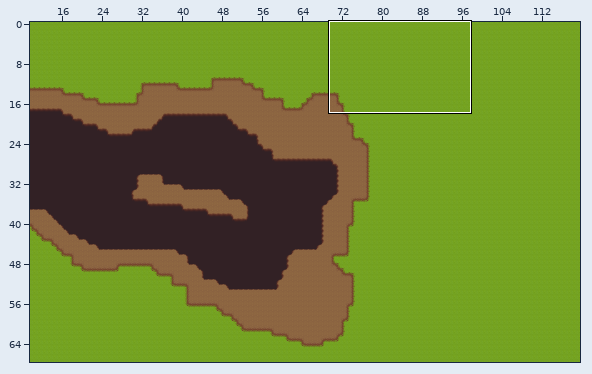
Tiled map (JSON) -- assets/maps/south-east.json. The first picture is a wide view before the edit; the outline marks the close-up.
Close-up. Before:
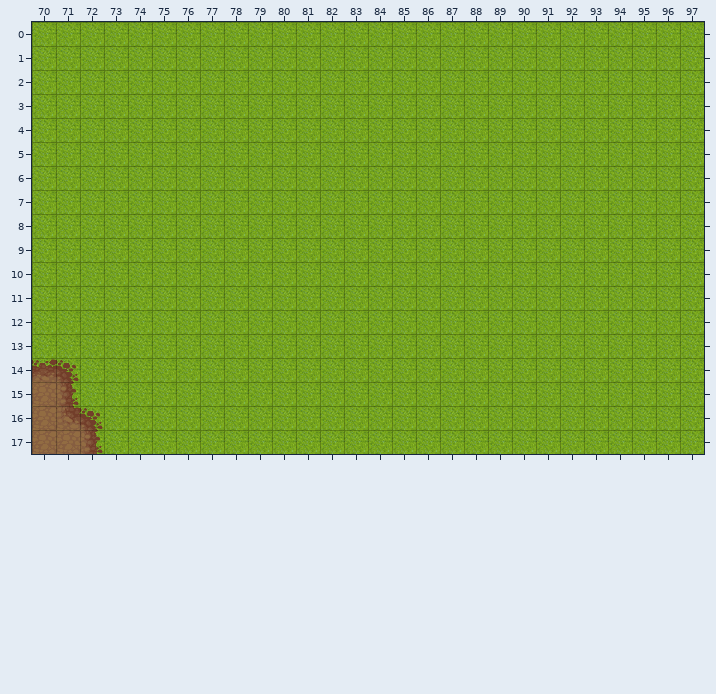
Cells are 32x32 px. Shown: x 70..97, y 0..17. The commit also changed other parts of the map, which this record leaves out.
The result:
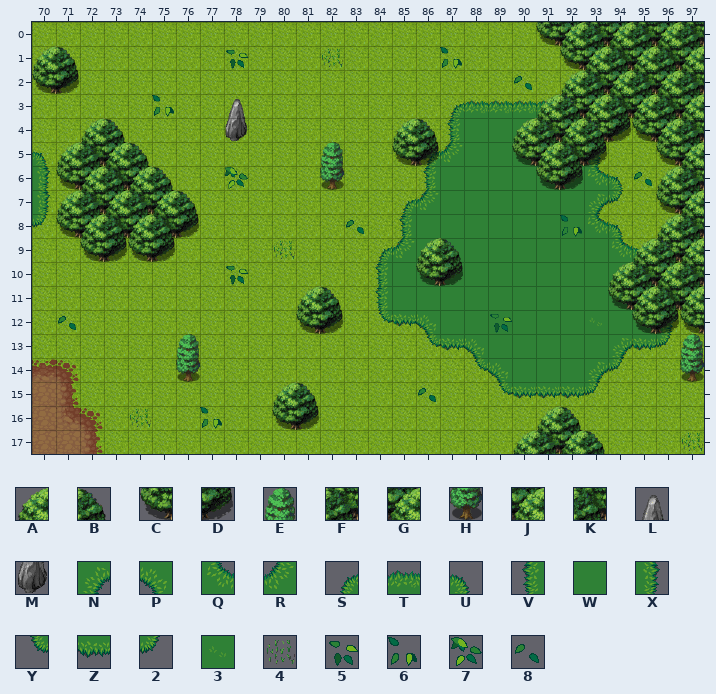
Key: from "freetileset": A 1350, B 1351, C 1382, D 1383, E 1413, F 1414, G 1415, H 1445, J 1446, K 1447; from "mountain_landscape": L 220, M 236; from "terrain": N 127, P 128, Q 148, R 149, S 168, T 169, U 170, V 189, W 190, X 191, Y 210, Z 211, 2 212, 3 233, 4 246, 5 393, 6 414, 7 435, 8 456.
_ is an empty cell, . an unchanged one.
Change:
--- layer "Ground2"
@@ x 70..96 @@
- 3 ................._______...
- 4 ................._____.....
- 5 _...............________...
- 6 _..............._________..
- 7 _..............__________..
- 8 _..............__________..
- 9 ..............____________.
-10 ..............____________.
-11 ..............____________.
-12 .............._________.___
-13 ................___________
-14 .................._______..
-15 ..................._____...
+ 3 .................STTTTTT...
+ 4 .................VWWWW.....
+ 5 U...............SRWWWWWX...
+ 6 X...............VWWWWWWQU..
+ 7 X..............SRWWWWWWN2..
+ 8 2..............VWWWWWWWQU..
+ 9 ..............SRWWWWWWWWQU.
+10 ..............VWWWWWWWWWWW.
+11 ..............VWWWWWWWWWWW.
+12 ..............YZPWWWWWW.WWX
+13 ................YZPWWWWWNZ2
+14 ..................YPWWWN2..
+15 ...................YZZZ2...
--- layer "Ground3"
@@ x 70..97 @@
- 0 ....................._______
- 1 ......................______
- 2 __....................._____
- 3 ......................______
- 4 ........_............_______
- 5 ..__...........__...____..__
- 6 .____......._........__...._
- 7 ..____....................__
- 8 .______...................._
- 9 ..____....................__
-10 ................__.......___
-11 ........................____
-12 ...........__............___
+ 0 .....................CDFGFGF
+ 1 ......................CJKJKJ
+ 2 CD.....................FGFGF
+ 3 ......................CJKJKJ
+ 4 ........M............FGCDCDF
+ 5 ..FG...........CD...CJKD..CJ
+ 6 .CJKD.......H........CD....F
+ 7 ..FGFG....................CJ
+ 8 .CJKJKD....................F
+ 9 ..CDCD....................CJ
+10 ................CD.......FGF
+11 ........................CJKJ
+12 ...........CD............CDC
@@ x 76..97 @@
-14 _...................._
+14 H....................H
@@ x 80..92 @@
-16 __...........
-17 ...........__
+16 CD...........
+17 ...........FG
--- layer "Mask"
@@ x 75..90 @@
- 1 ..._..._...._...
- 2 ..............._
- 3 _...............
+ 1 ...5...4....6...
+ 2 ...............8
+ 3 6...............
@@ x 78..95 @@
- 6 _................_
+ 6 7................8
@@ x 78..92 @@
- 8 ....._........_
- 9 .._............
-10 _..............
+ 8 .....8........6
+ 9 ..4............
+10 5..............
@@ x 71..93 @@
-12 _................._..._
+12 8.................5...3
@@ x 74..97 @@
-15 ............_...........
-16 _.._....................
-17 ......................._
+15 ............8...........
+16 4..6....................
+17 .......................4
--- layer "Fringe"
@@ x 70..96 @@
- 0 ......................_....
- 1 __.........................
- 2 ......................_....
- 3 ........_............__....
- 4 ..__...........__..._.._.._
- 5 ._.._......._..............
- 6 ....__...................._
- 7 ._...._....................
- 8 .........................._
- 9 ................__.......__
-10 ........................_..
-11 ...........__..............
+ 0 ......................A....
+ 1 AB.........................
+ 2 ......................A....
+ 3 ........L............AB....
+ 4 ..AB...........AB...A..B..A
+ 5 .A..B.......E..............
+ 6 ....AB....................A
+ 7 .A....B....................
+ 8 ..........................A
+ 9 ................AB.......AB
+10 ........................A..
+11 ...........AB..............
@@ x 76..97 @@
-13 _...................._
+13 E....................E
@@ x 80..93 @@
-15 __............
-16 ...........__.
-17 .........._.._
+15 AB............
+16 ...........AB.
+17 ..........A..B
